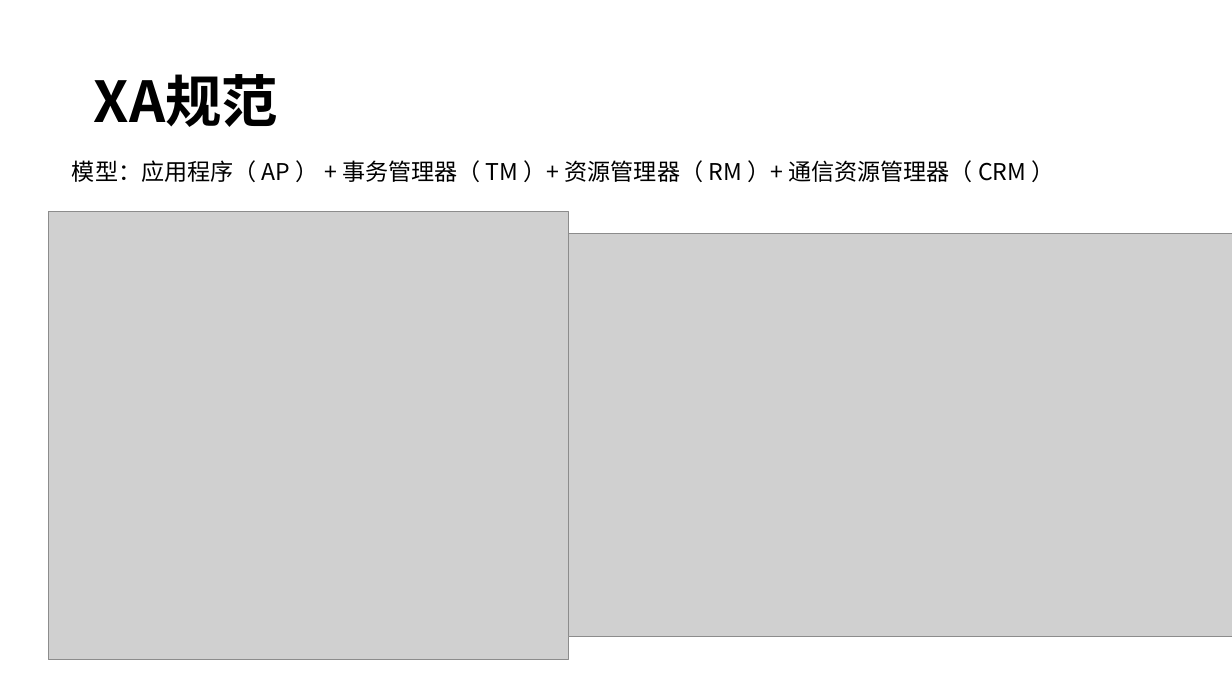
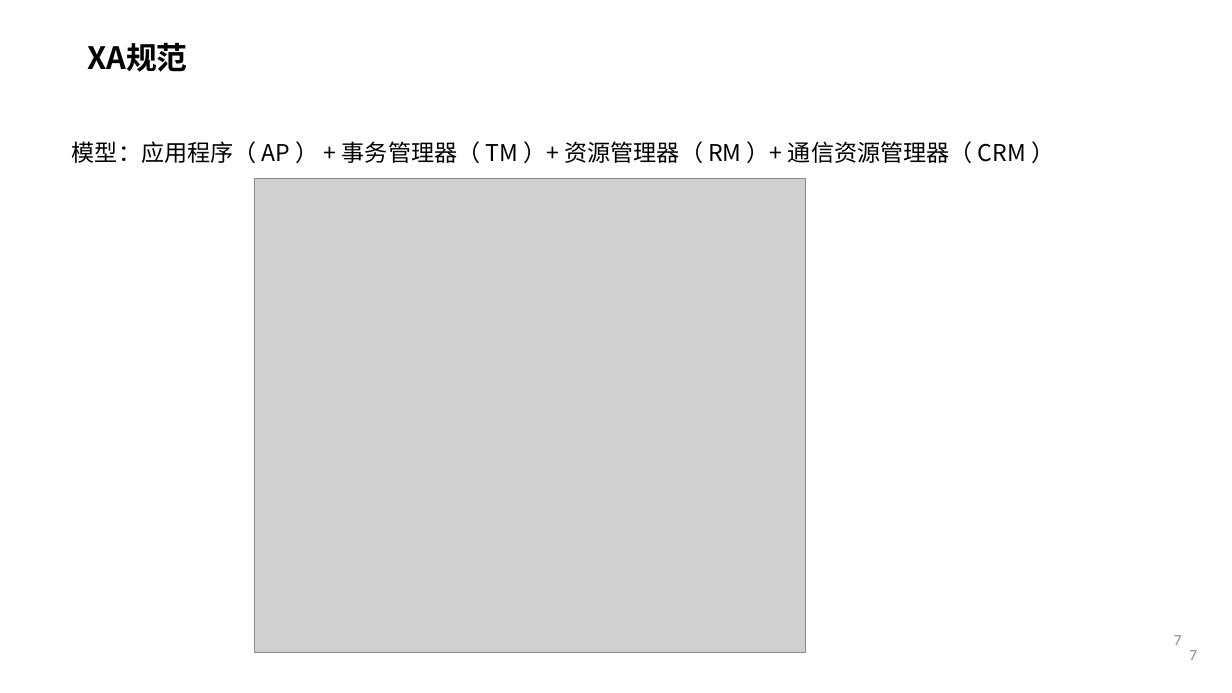
Before and after one commit to courage89/xa_presentation, a slide deck: slide 7 of 分布式事务.pptx (slide 9 before the commit). Drawn at 1232x693 pixels with LibreOffice and Linux fonts; fonts in the diff are those of the drawing; grey boxes stand for pictures; background and template pictures are left out. Boxes give left, top, right and bottom in pixels: in the first picture for what was removed or moved away, otherwise in the second. Text is boxed around its words. In the diff, an @@ line names an element or a change of style, - is before the commit and + after.

Commit message:
分布式事务ppt

```diff
--- a/分布式事务.pptx
+++ b/分布式事务.pptx
@@ title "XA规范" at bbox=[87, 42, 187, 72]: size 44 to 24 pt; vertical alignment middle to top @@
@@ text "模型：应用程序（ AP ） + 事务管理器（ ...": place and size @@
-text "模型：应用程序（ AP ） + 事务管理器（ ..." at bbox=[72, 160, 1026, 182]
+text "模型：应用程序（ AP ） + 事务管理器（ ..." at bbox=[72, 141, 1026, 163]
@@ picture: place and size @@
-picture at bbox=[48, 212, 568, 660]
+picture at bbox=[254, 178, 805, 653]
@@ picture removed at bbox=[568, 234, 1232, 637] @@
@@ page number added at bbox=[1174, 635, 1182, 645], 12 pt, text #8C8C8C @@
+7
@@ page number added at bbox=[1189, 650, 1197, 660], 12 pt, text #8C8C8C @@
+7
```
Also in this commit, not shown: 11 other slides changed, 4 slides added, 10 slides removed.
